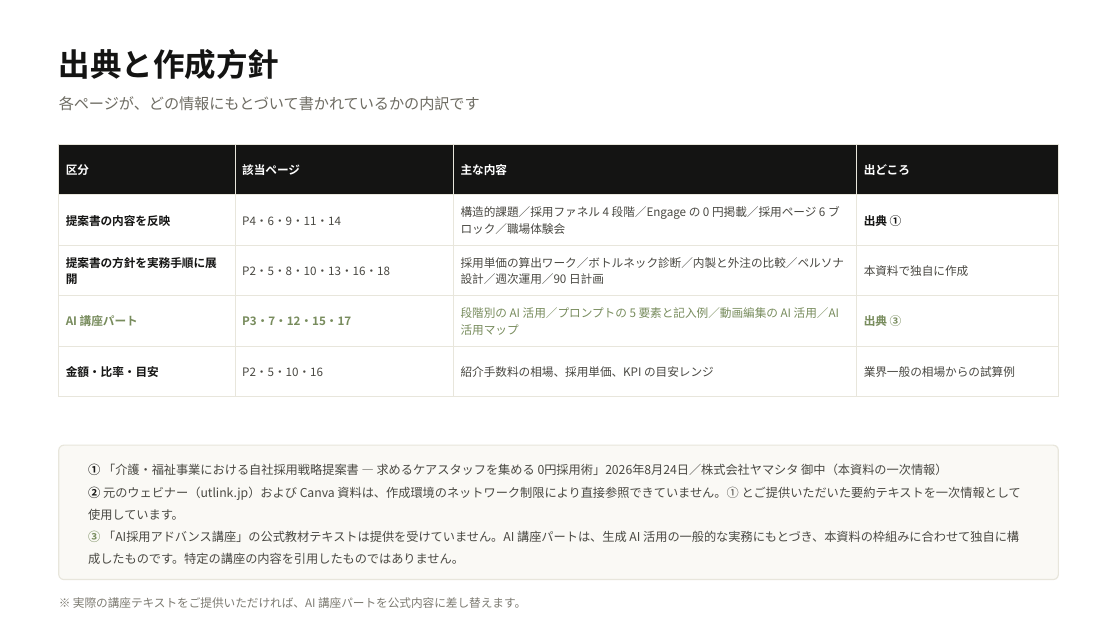
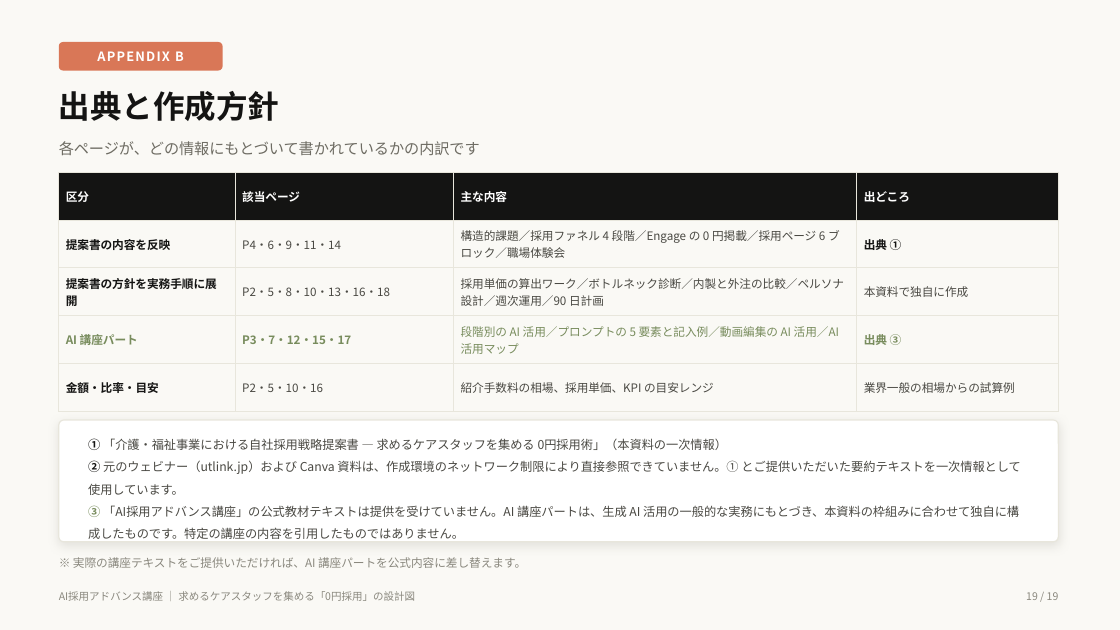
Before and after one commit to gala19690717-bit/-ai-news-mailer, a slide deck: slide 19 of docs/recruitment-webinar/AI採用アドバンス講座_0円採用の設計図.pptx. Drawn at 1120x630 pixels with LibreOffice and Linux fonts; fonts in the diff are those of the drawing. Boxes give left, top, right and bottom in pixels: in the first picture for what was removed or moved away, otherwise in the second. Text is boxed around its words. In the diff, an @@ line names an element or a change of style, - is before the commit and + after.

```diff
--- a/docs/recruitment-webinar/AI採用アドバンス講座_0円採用の設計図.pptx
+++ b/docs/recruitment-webinar/AI採用アドバンス講座_0円採用の設計図.pptx
@@ background #FFFFFF to #FAF9F5 @@
@@ rounded rectangle added at (59, 42, 223, 71), fill #D97757 @@
@@ text added at (97, 51, 184, 61), 11 pt, text #FFFFFF, bold @@
+APPENDIX B
@@ text "出典と作成方針": place and size @@
-text "出典と作成方針" at (59, 49, 280, 79)
+text "出典と作成方針" at (59, 91, 280, 121)
@@ text "各ページが、どの情報にもとづいて書かれているかの内訳です": place and size @@
-text "各ページが、どの情報にもとづいて書かれているかの内訳です" at (59, 96, 480, 111)
+text "各ページが、どの情報にもとづいて書かれているかの内訳です" at (59, 141, 480, 155)
@@ table: place and size @@
-table at (59, 145, 1059, 381)
+table at (59, 172, 1059, 397)
@@ rounded rectangle: place and size @@
-rounded rectangle at (59, 445, 1059, 580)
+rounded rectangle at (59, 420, 1059, 542)
@@ rounded rectangle at (59, 420, 1059, 542): fill #FAF9F5 to #FFFFFF; shadow on; proportions changed @@
@@ text at (88, 438, 727, 450): text changed @@
-① 「介護・福祉事業における自社採用戦略提案書 ― 求めるケアスタッフを集める 0円採用術」2026年8月24日／株式会社ヤマシタ 御中（本資料の一次情報）
+① 「介護・福祉事業における自社採用戦略提案書 ― 求めるケアスタッフを集める 0円採用術」（本資料の一次情報）
@@ text "① 「介護・福祉事業における自社採用戦略提案書 ― 求めるケアスタッフを集める 0円採用術」（本資料の一次情報）": place and size @@
-text "① 「介護・福祉事業における自社採用戦略提案書 ― 求めるケアスタッフを集める 0円採用術」（本資料の一次情報）" at (88, 463, 1021, 564)
+text "① 「介護・福祉事業における自社採用戦略提案書 ― 求めるケアスタッフを集める 0円採用術」（本資料の一次情報）" at (88, 438, 1021, 539)
@@ text "※ 実際の講座テキストをご提供いただければ、AI 講座パートを公式内容に差し替えます。": place and size @@
-text "※ 実際の講座テキストをご提供いただければ、AI 講座パートを公式内容に差し替えます。" at (73, 597, 526, 608)
+text "※ 実際の講座テキストをご提供いただければ、AI 講座パートを公式内容に差し替えます。" at (73, 557, 526, 568)
@@ text "※ 実際の講座テキストをご提供いただければ、AI 講座パートを公式内容に差し替えます。" at (73, 557, 526, 568): text colour #7D7B72 to #8A887E @@
@@ text added at (59, 591, 415, 601), 9 pt, text #8A887E @@
+AI採用アドバンス講座 ｜ 求めるケアスタッフを集める「0円採用」の設計図
@@ text added at (1026, 592, 1059, 600), 9 pt, text #8A887E @@
+19 / 19
```
Also in this commit, not shown: 18 other slides changed, 2 other files.
